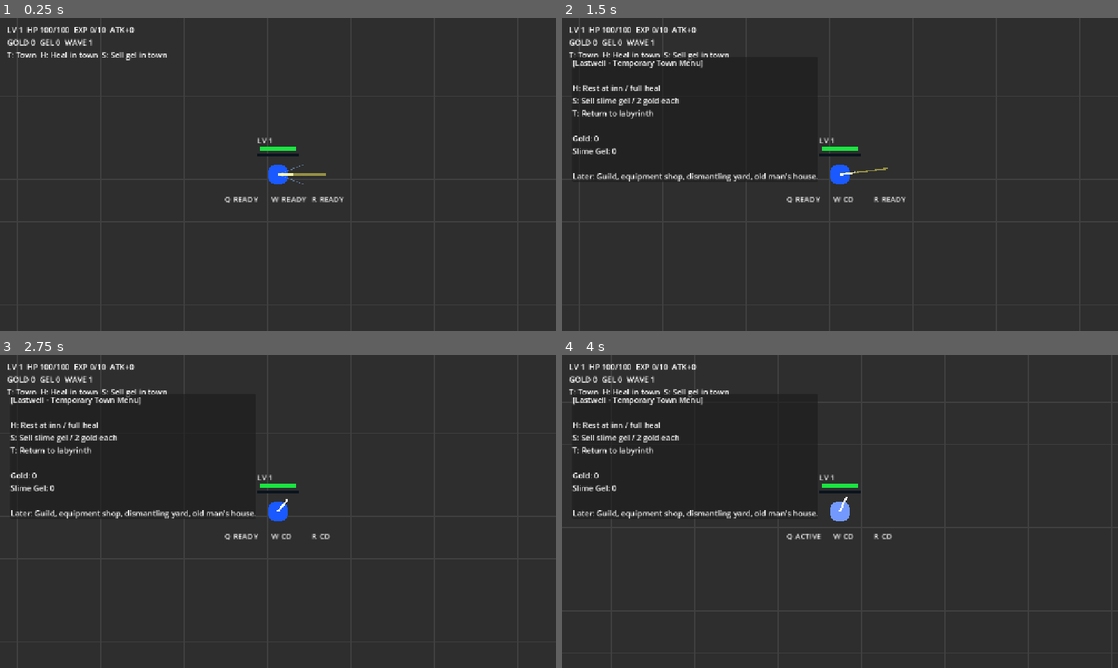
Above: before the commit, frames 1-4 (two rows, left to right).
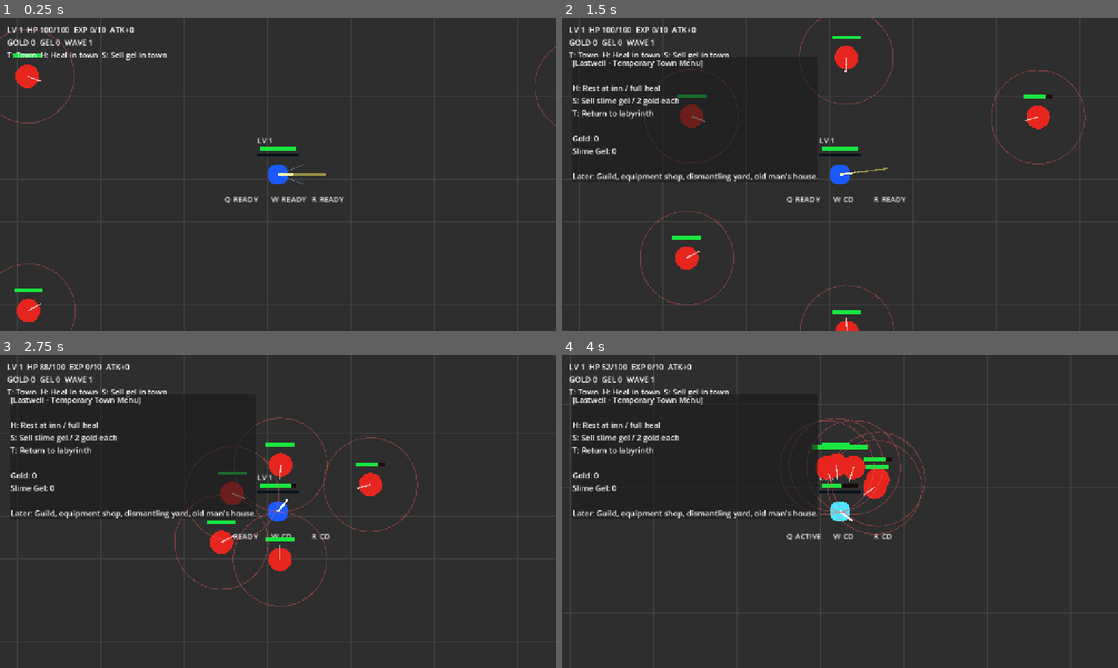
Above: after the commit, the same moments.

Repository: danyoon0760/last-archer
Game: Godot game, scene res://scenes/Main.tscn
Same seed, same stepped clock (60 frames per second), same inputs: the game is played once before the commit and once after it.
Inputs (mouse positions are in pixels of both pictures, inside the frame that each line leads up to):
- Up to frame 1 (0.25 s): no input
- Up to frame 2 (1.5 s): tap Enter at 0.5 s; move the mouse to (962, 158) at 0.52 s; hold W 0.53-1.28 s; tap T at 0.6 s; click (962, 158) at 0.67 s; move the mouse to (728, 190) at 1.27 s; hold S from 1.28 s (still down); tap H at 1.35 s
- Up to frame 3 (2.75 s): move the mouse to (333, 442) at 2.02 s; release S at 2.03 s; hold W from 2.03 s (still down); tap R at 2.1 s
- Up to frame 4 (4 s): move the mouse to (812, 574) at 2.77 s; tap E at 2.85 s; click (812, 574) at 2.92 s; move the mouse to (1006, 558) at 3.52 s; release W at 3.53 s; hold S from 3.53 s (still down); tap Q at 3.6 s

The runs differ from the first frame. In frame 1, 0.9% of the frame differs, in the area x 0-100%, y 3-100%; in frame 2, 2.1%; in frame 3, 2.6%, in the area x 7-76%, y 2-81%; in frame 4, 2.4%.

Commit message:
Fix deferred enemy spawning in WaveSpawner

Diff:
--- a/scripts/wave_spawner.gd
+++ b/scripts/wave_spawner.gd
@@ -11,13 +11,23 @@
 var next_wave_timer: float = 1.0
 var player: Node2D
 var game_manager: Node
+var has_started: bool = false
 
 func _ready() -> void:
 	player = get_tree().get_first_node_in_group("player") as Node2D
 	game_manager = get_tree().get_first_node_in_group("game_manager")
+	call_deferred("start_first_wave")
+
+func start_first_wave() -> void:
+	if has_started:
+		return
+	has_started = true
 	start_next_wave()
 
 func _physics_process(delta: float) -> void:
+	if not has_started:
+		return
+
 	if not is_instance_valid(player):
 		player = get_tree().get_first_node_in_group("player") as Node2D
 
@@ -41,6 +51,8 @@
 	if wave > max_waves_before_loop:
 		wave = 1
 
+	if not is_instance_valid(game_manager):
+		game_manager = get_tree().get_first_node_in_group("game_manager")
 	if is_instance_valid(game_manager) and game_manager.has_method("set_wave"):
 		game_manager.set_wave(wave)
 
@@ -55,7 +67,6 @@
 
 func spawn_enemy(index: int, total: int) -> void:
 	var enemy: Node = enemy_scene.instantiate()
-	get_tree().current_scene.add_child(enemy)
 
 	var center: Vector2 = Vector2(640, 360)
 	if is_instance_valid(player):
@@ -63,10 +74,17 @@
 
 	var angle: float = TAU * float(index) / max(1.0, float(total)) + randf_range(-0.35, 0.35)
 	var distance: float = randf_range(spawn_radius * 0.65, spawn_radius)
-	enemy.global_position = center + Vector2.RIGHT.rotated(angle) * distance
+	var spawn_position: Vector2 = center + Vector2.RIGHT.rotated(angle) * distance
+	if enemy is Node2D:
+		enemy.global_position = spawn_position
 
 	if enemy.has_signal("defeated"):
 		enemy.defeated.connect(_on_enemy_defeated)
 
+	var parent: Node = get_tree().current_scene
+	if parent == null:
+		parent = self
+	parent.add_child.call_deferred(enemy)
+
 func _on_enemy_defeated() -> void:
 	enemies_alive = max(enemies_alive - 1, 0)
